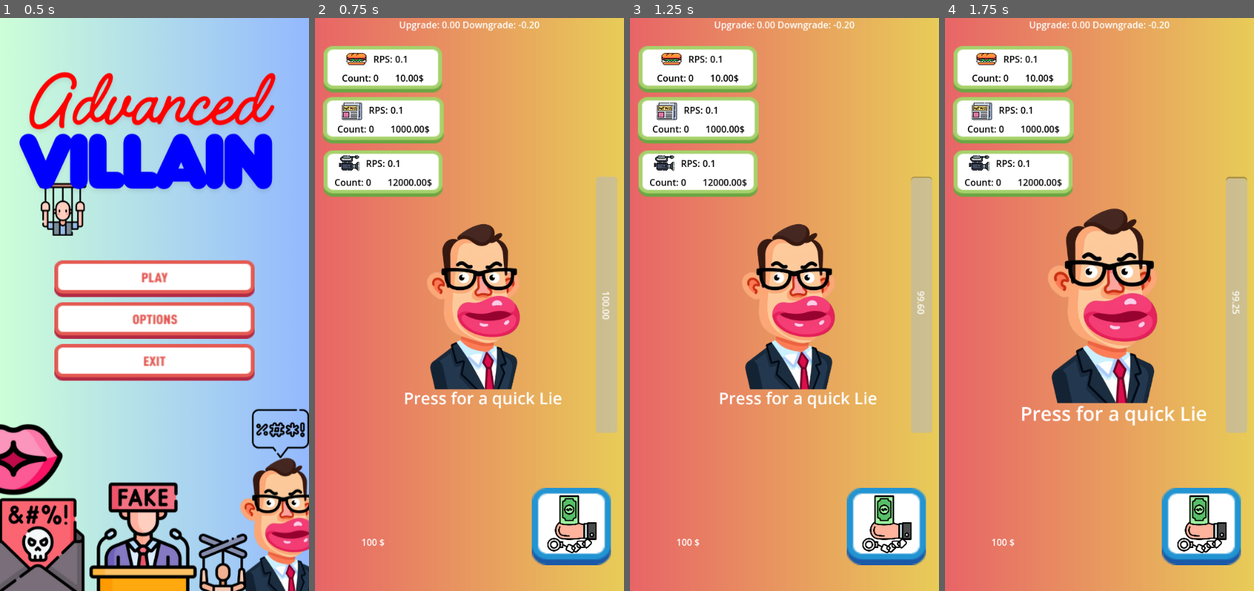
Above: before the commit, frames 1-4 (left to right).
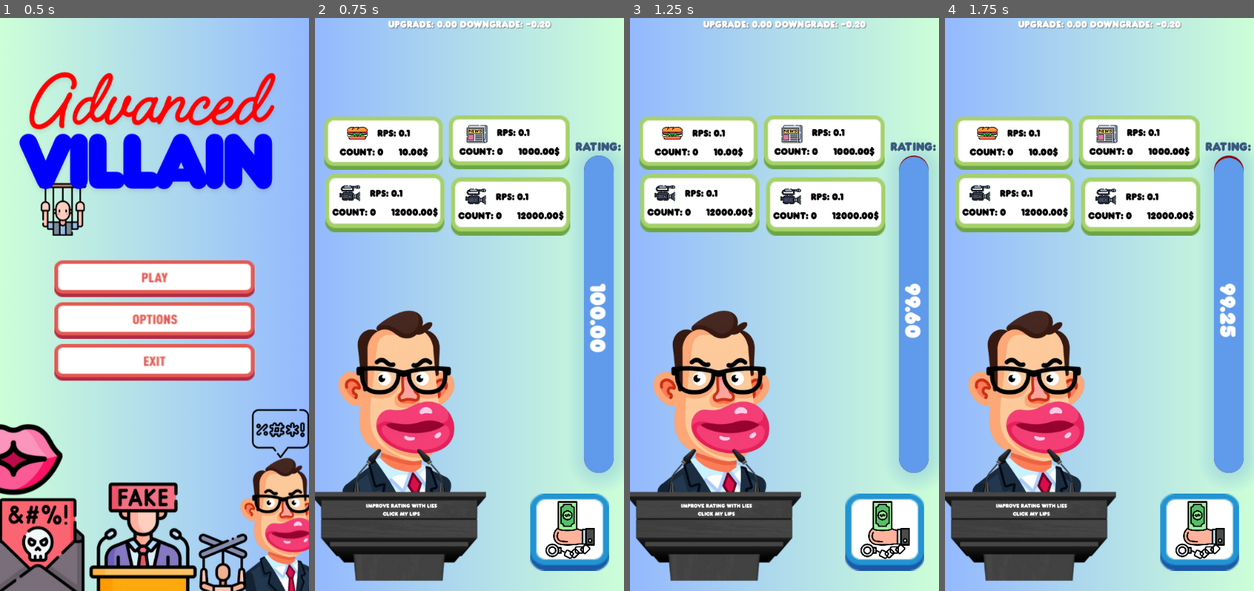
Above: after the commit, the same moments.

Repository: TeljeJedno/GGJ2025
Game: Godot game, scene res://Scenes/main_menu.tscn
The game is run twice, just before and just after one commit, with the same random seed, the same clock (stepped at 60 frames per second) and the same inputs.
Inputs (mouse positions are in pixels of both pictures, inside the frame that each line leads up to):
- Up to frame 1 (0.5 s): no input
- Up to frame 2 (0.75 s): click (469, 281) at 0.5 s
- Up to frame 3 (1.25 s): no input
- Up to frame 4 (1.75 s): click "Press for a quick Lie" (after the commit: "IMPROVE RATING WITH LIES clIc…") at 1.25 s

Frame 1 is identical in both runs. In frame 2, 97% of the frame differs, in the area x 0-100%, y 0-100%; in frame 3, 97%; in frame 4, 97%.

Commit message:
redesign

Diff:
--- a/Scenes/Main.tscn
+++ b/Scenes/Main.tscn
@@ -1,10 +1,13 @@
-[gd_scene load_steps=15 format=3 uid="uid://uakoctin7pin"]
+[gd_scene load_steps=23 format=3 uid="uid://uakoctin7pin"]
 
 [ext_resource type="Script" path="res://Scenes/main.gd" id="1_gtgho"]
+[ext_resource type="FontFile" uid="uid://dohi4i83rvicy" path="res://Assets/UI/Franxurter-w11D9.ttf" id="1_una68"]
 [ext_resource type="Texture2D" uid="uid://c2p4qa3kc0rv4" path="res://Assets/Square_green.png" id="2_6wx6u"]
 [ext_resource type="Script" path="res://Scripts/texture_button.gd" id="2_eutyo"]
 [ext_resource type="Texture2D" uid="uid://ci6yxcn3o2gn3" path="res://Assets/Square_green copy.png" id="3_foy1x"]
+[ext_resource type="Texture2D" uid="uid://drcqqnjvk5ff3" path="res://Assets/ffs.png" id="3_yd6qg"]
 [ext_resource type="Texture2D" uid="uid://dobs4q2408bd2" path="res://Assets/sandw.png" id="4_nuhi6"]
+[ext_resource type="LabelSettings" uid="uid://jwau1ps14d48" path="res://new_label_settings.tres" id="5_jv8ke"]
 [ext_resource type="Texture2D" uid="uid://derf7ww7p8ms" path="res://Assets/pol.png" id="6_a1f4o"]
 [ext_resource type="Texture2D" uid="uid://bssjfd42pm0wk" path="res://Assets/newspaper.png" id="6_c36pv"]
 [ext_resource type="Texture2D" uid="uid://c7m2c77g344yi" path="res://Assets/Square_1.png" id="7_eejei"]
@@ -12,14 +15,44 @@
 [ext_resource type="Texture2D" uid="uid://11csacoomvmi" path="res://Assets/money.png" id="8_pab8p"]
 [ext_resource type="Texture2D" uid="uid://j6uykaj86f7x" path="res://Assets/Square_1_c.png" id="10_fshje"]
 
-[sub_resource type="Gradient" id="Gradient_88sva"]
-colors = PackedColorArray(0.912303, 0.396065, 0.405357, 1, 0.911639, 0.801406, 0.347146, 1)
-
-[sub_resource type="GradientTexture1D" id="GradientTexture1D_ntu7k"]
-gradient = SubResource("Gradient_88sva")
-
-[sub_resource type="StyleBoxTexture" id="StyleBoxTexture_dou08"]
-texture = SubResource("GradientTexture1D_ntu7k")
+[sub_resource type="Theme" id="Theme_38dk5"]
+default_font = ExtResource("1_una68")
+default_font_size = 20
+
+[sub_resource type="Gradient" id="Gradient_pn41c"]
+colors = PackedColorArray(0.580392, 0.72549, 1, 1, 0.803922, 1, 0.847059, 1)
+
+[sub_resource type="GradientTexture1D" id="GradientTexture1D_jrenv"]
+gradient = SubResource("Gradient_pn41c")
+
+[sub_resource type="StyleBoxTexture" id="StyleBoxTexture_33q8y"]
+texture = SubResource("GradientTexture1D_jrenv")
+
+[sub_resource type="StyleBoxTexture" id="StyleBoxTexture_8l0lp"]
+texture = ExtResource("3_yd6qg")
+
+[sub_resource type="StyleBoxFlat" id="StyleBoxFlat_7t6vm"]
+bg_color = Color(0.568627, 0, 0, 1)
+corner_radius_top_left = 700
+corner_radius_top_right = 700
+corner_radius_bottom_right = 700
+corner_radius_bottom_left = 700
+shadow_color = Color(0, 0.321569, 0.886275, 0.152941)
+shadow_size = 35
+shadow_offset = Vector2(5.36, 0)
+
+[sub_resource type="StyleBoxFlat" id="StyleBoxFlat_kql5c"]
+bg_color = Color(0.372281, 0.607453, 0.916636, 1)
+corner_radius_top_left = 700
+corner_radius_top_right = 700
+corner_radius_bottom_right = 700
+corner_radius_bottom_left = 700
+
+[sub_resource type="LabelSettings" id="LabelSettings_x3l3u"]
+font_size = 25
+font_color = Color(0.215686, 0.352941, 0.490196, 1)
+shadow_size = 0
+shadow_color = Color(1, 1, 1, 0.572549)
 
 [node name="Game" type="Control"]
 layout_mode = 3
@@ -28,6 +61,7 @@
 anchor_bottom = 1.0
 grow_horizontal = 2
 grow_vertical = 2
+theme = SubResource("Theme_38dk5")
 script = ExtResource("1_gtgho")
 
 [node name="Timer" type="Timer" parent="."]
@@ -40,14 +74,59 @@
 anchor_bottom = 1.0
 grow_horizontal = 2
 grow_vertical = 2
-theme_override_styles/panel = SubResource("StyleBoxTexture_dou08")
+theme_override_styles/panel = SubResource("StyleBoxTexture_33q8y")
+
+[node name="PoliticanButton" type="TextureButton" parent="."]
+layout_mode = 1
+anchors_preset = 8
+anchor_left = 0.5
+anchor_top = 0.5
+anchor_right = 0.5
+anchor_bottom = 0.5
+offset_left = -299.0
+offset_top = -105.0
+offset_right = 62.0
+offset_bottom = 543.0
+grow_horizontal = 2
+grow_vertical = 2
+scale = Vector2(0.565, 0.565)
+pivot_offset = Vector2(159.292, 263.717)
+texture_normal = ExtResource("6_a1f4o")
+stretch_mode = 0
+
+[node name="Podium" type="Panel" parent="PoliticanButton"]
+layout_mode = 1
+anchors_preset = 7
+anchor_left = 0.5
+anchor_top = 1.0
+anchor_right = 0.5
+anchor_bottom = 1.0
+offset_left = -262.5
+offset_top = -221.0
+offset_right = 278.5
+offset_bottom = 187.0
+grow_horizontal = 2
+grow_vertical = 0
+theme_override_styles/panel = SubResource("StyleBoxTexture_8l0lp")
+
+[node name="Label" type="Label" parent="PoliticanButton"]
+layout_mode = 0
+offset_left = -50.0744
+offset_top = 593.422
+offset_right = 443.926
+offset_bottom = 663.422
+theme_override_font_sizes/font_size = 51
+text = "IMPROVE RATING WITH LIES
+	clIck my lips"
+label_settings = ExtResource("5_jv8ke")
+horizontal_alignment = 1
 
 [node name="Button1" type="TextureButton" parent="."]
 layout_mode = 2
-offset_left = 15.0
-offset_top = 49.0
-offset_right = 222.0
-offset_bottom = 130.0
+offset_left = 16.0
+offset_top = 172.0
+offset_right = 223.0
+offset_bottom = 265.0
 texture_normal = ExtResource("2_6wx6u")
 texture_pressed = ExtResource("3_foy1x")
 stretch_mode = 0
@@ -95,6 +174,7 @@
 
 [node name="Label2" type="Label" parent="Button1/GridContainer"]
 layout_mode = 2
+size_flags_horizontal = 0
 size_flags_vertical = 1
 theme_override_colors/font_color = Color(0, 0, 0, 1)
 text = "Count:"
@@ -102,6 +182,7 @@
 
 [node name="Item2" type="Label" parent="Button1/GridContainer"]
 layout_mode = 2
+size_flags_horizontal = 0
 size_flags_vertical = 1
 theme_override_colors/font_color = Color(0, 0, 0, 1)
 text = "0"
@@ -116,10 +197,10 @@
 
 [node name="Button2" type="TextureButton" parent="."]
 layout_mode = 2
-offset_left = 14.0
-offset_top = 138.0
-offset_right = 225.0
-offset_bottom = 219.0
+offset_left = 234.0
+offset_top = 170.0
+offset_right = 445.0
+offset_bottom = 264.0
 texture_normal = ExtResource("2_6wx6u")
 texture_pressed = ExtResource("3_foy1x")
 stretch_mode = 0
@@ -188,10 +269,10 @@
 
 [node name="Button3" type="TextureButton" parent="."]
 layout_mode = 2
-offset_left = 15.0
-offset_top = 231.0
-offset_right = 223.0
-offset_bottom = 312.0
+offset_left = 18.0
+offset_top = 272.0
+offset_right = 226.0
+offset_bottom = 374.0
 texture_normal = ExtResource("2_6wx6u")
 texture_pressed = ExtResource("3_foy1x")
 stretch_mode = 0
@@ -258,6 +339,78 @@
 text = "12000.00$"
 vertical_alignment = 2
 
+[node name="Button4" type="TextureButton" parent="."]
+layout_mode = 2
+offset_left = 238.0
+offset_top = 278.0
+offset_right = 446.0
+offset_bottom = 380.0
+texture_normal = ExtResource("2_6wx6u")
+texture_pressed = ExtResource("3_foy1x")
+stretch_mode = 0
+script = ExtResource("2_eutyo")
+
+[node name="GridContainer" type="GridContainer" parent="Button4"]
+layout_mode = 1
+anchors_preset = 8
+anchor_left = 0.5
+anchor_top = 0.5
+anchor_right = 0.5
+anchor_bottom = 0.5
+offset_left = -71.5
+offset_top = -35.5
+offset_right = 72.5
+offset_bottom = 26.5
+grow_horizontal = 2
+grow_vertical = 2
+columns = 3
+
+[node name="Panel" type="AspectRatioContainer" parent="Button4/GridContainer"]
+layout_mode = 2
+size_flags_vertical = 3
+alignment_vertical = 0
+
+[node name="Icon" type="TextureRect" parent="Button4/GridContainer/Panel"]
+layout_mode = 2
+texture = ExtResource("7_pgm81")
+expand_mode = 2
+
+[node name="Label" type="Label" parent="Button4/GridContainer"]
+layout_mode = 2
+size_flags_vertical = 3
+theme_override_colors/font_color = Color(0, 0, 0, 1)
+text = "RPS:"
+horizontal_alignment = 2
+vertical_alignment = 1
+
+[node name="Item1" type="Label" parent="Button4/GridContainer"]
+layout_mode = 2
+size_flags_vertical = 3
+theme_override_colors/font_color = Color(0, 0, 0, 1)
+text = "0.1"
+vertical_alignment = 1
+
+[node name="Label2" type="Label" parent="Button4/GridContainer"]
+layout_mode = 2
+size_flags_vertical = 1
+theme_override_colors/font_color = Color(0, 0, 0, 1)
+text = "Count:"
+vertical_alignment = 2
+
+[node name="Item2" type="Label" parent="Button4/GridContainer"]
+layout_mode = 2
+size_flags_vertical = 1
+theme_override_colors/font_color = Color(0, 0, 0, 1)
+text = "0"
+vertical_alignment = 2
+
+[node name="Item3" type="Label" parent="Button4/GridContainer"]
+layout_mode = 2
+size_flags_vertical = 1
+theme_override_colors/font_color = Color(0, 0, 0, 1)
+text = "12000.00$"
+vertical_alignment = 2
+
 [node name="Rating" type="ProgressBar" parent="."]
 layout_mode = 1
 anchors_preset = 6
@@ -265,12 +418,14 @@
 anchor_top = 0.5
 anchor_right = 1.0
 anchor_bottom = 0.5
-offset_left = -49.0
-offset_top = -223.0
-offset_right = -12.0
-offset_bottom = 224.0
+offset_left = -70.0
+offset_top = -260.0
+offset_right = -18.0
+offset_bottom = 294.0
 grow_horizontal = 0
 grow_vertical = 2
+theme_override_styles/background = SubResource("StyleBoxFlat_7t6vm")
+theme_override_styles/fill = SubResource("StyleBoxFlat_kql5c")
 value = 100.0
 fill_mode = 3
 show_percentage = false
@@ -282,15 +437,36 @@
 anchor_top = 0.5
 anchor_right = 0.5
 anchor_bottom = 0.5
-offset_left = -25.5
-offset_top = -11.5
-offset_right = 25.5
-offset_bottom = 11.5
+offset_left = -26.0
+offset_top = -34.5
+offset_right = 96.0
+offset_bottom = 13.5
 grow_horizontal = 2
 grow_vertical = 2
 rotation = 1.5708
-pivot_offset = Vector2(24.5039, 11.8273)
+pivot_offset = Vector2(34.159, 14.4997)
+theme_override_font_sizes/font_size = 46
 text = "100.00"
+
+[node name="NAziv" type="Label" parent="Rating"]
+layout_mode = 1
+anchors_preset = 8
+anchor_left = 0.5
+anchor_top = 0.5
+anchor_right = 0.5
+anchor_bottom = 0.5
+offset_left = -73.0
+offset_top = -316.0
+offset_right = 71.0
+offset_bottom = -268.0
+grow_horizontal = 2
+grow_vertical = 2
+pivot_offset = Vector2(34.159, 14.4997)
+theme_override_font_sizes/font_size = 35
+text = "Rating:"
+label_settings = SubResource("LabelSettings_x3l3u")
+horizontal_alignment = 1
+vertical_alignment = 1
 
 [node name="UpgradeDowngrade" type="Label" parent="."]
 layout_mode = 1
@@ -301,60 +477,31 @@
 offset_right = 20.0
 offset_bottom = 23.0
 grow_horizontal = 2
+theme_override_font_sizes/font_size = 41
 text = " Upgrade - Downgrade -"
-
-[node name="PoliticanButton" type="TextureButton" parent="."]
-layout_mode = 1
-anchors_preset = 8
-anchor_left = 0.5
-anchor_top = 0.5
-anchor_right = 0.5
-anchor_bottom = 0.5
-offset_left = -144.5
-offset_top = -256.0
-offset_right = 144.5
-offset_bottom = 256.0
-grow_horizontal = 2
-grow_vertical = 2
-scale = Vector2(0.565, 0.565)
-pivot_offset = Vector2(159.292, 263.717)
-texture_normal = ExtResource("6_a1f4o")
-stretch_mode = 0
-
-[node name="Label" type="Label" parent="PoliticanButton"]
-layout_mode = 0
-offset_left = -70.7964
-offset_top = 502.655
-offset_right = 420.204
-offset_bottom = 572.655
-theme_override_font_sizes/font_size = 51
-text = "Press for a quick Lie"
+label_settings = ExtResource("5_jv8ke")
 
 [node name="MoneyLabel" type="Label" parent="."]
 layout_mode = 1
 anchors_preset = 2
 anchor_top = 1.0
 anchor_bottom = 1.0
-offset_left = 36.0
-offset_top = -105.0
-offset_right = 168.0
-offset_bottom = -65.0
+offset_left = 783.0
+offset_top = -552.0
+offset_right = 1055.0
+offset_bottom = -419.0
 grow_vertical = 0
+theme_override_font_sizes/font_size = 131
 text = "100 $"
 horizontal_alignment = 1
 vertical_alignment = 1
 
-[node name="AspectRatioContainer" type="AspectRatioContainer" parent="."]
-layout_mode = 0
-offset_right = 40.0
-offset_bottom = 40.0
-
 [node name="Square1" type="TextureButton" parent="."]
 layout_mode = 0
-offset_left = 379.0
-offset_top = 820.0
-offset_right = 470.0
-offset_bottom = 911.0
+offset_left = 376.0
+offset_top = 830.0
+offset_right = 467.0
+offset_bottom = 921.0
 scale = Vector2(1.52, 1.48148)
 texture_normal = ExtResource("7_eejei")
 texture_pressed = ExtResource("10_fshje")
@@ -376,11 +523,13 @@
 expand_mode = 1
 
 [connection signal="timeout" from="Timer" to="." method="_on_timer_timeout"]
+[connection signal="pressed" from="PoliticanButton" to="." method="_on_politican_button_pressed"]
 [connection signal="buttonPressParam" from="Button1" to="." method="_on_texture_button_button_press_param"]
 [connection signal="pressed" from="Button1" to="Button1" method="_on_pressed"]
 [connection signal="buttonPressParam" from="Button2" to="." method="_on_texture_button_button_press_param"]
 [connection signal="pressed" from="Button2" to="Button2" method="_on_pressed"]
 [connection signal="buttonPressParam" from="Button3" to="." method="_on_texture_button_button_press_param"]
 [connection signal="pressed" from="Button3" to="Button3" method="_on_pressed"]
-[connection signal="pressed" from="PoliticanButton" to="." method="_on_politican_button_pressed"]
+[connection signal="buttonPressParam" from="Button4" to="." method="_on_texture_button_button_press_param"]
+[connection signal="pressed" from="Button4" to="Button4" method="_on_pressed"]
 [connection signal="pressed" from="Square1" to="." method="_on_money_button_pressed"]
--- a/Scenes/main.gd
+++ b/Scenes/main.gd
@@ -53,7 +53,7 @@
 
 func _on_politican_button_pressed():
 	RATING = RATING + 0.05
-	$PoliticanButton.scale = $PoliticanButton.scale  + Vector2(0.1,0.1)
+	#$PoliticanButton.scale = $PoliticanButton.scale  + Vector2(0.1,0.1)
 	updateRating()
 
 
--- /dev/null
+++ b/new_label_settings.tres
@@ -0,0 +1,5 @@
+[gd_resource type="LabelSettings" format=3 uid="uid://jwau1ps14d48"]
+
+[resource]
+font_size = 20
+shadow_color = Color(0.294118, 0.294118, 0.294118, 0.572549)
Binary file added: Assets/ffs.png
Not shown, added: Assets/ffs.png.import
